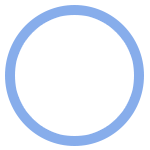
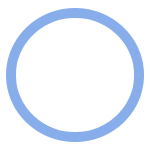
Layered file, before and after one edit (150x150). Changes by layer:
pixels changed over [5, 5, 144, 146] (layer not identified)
